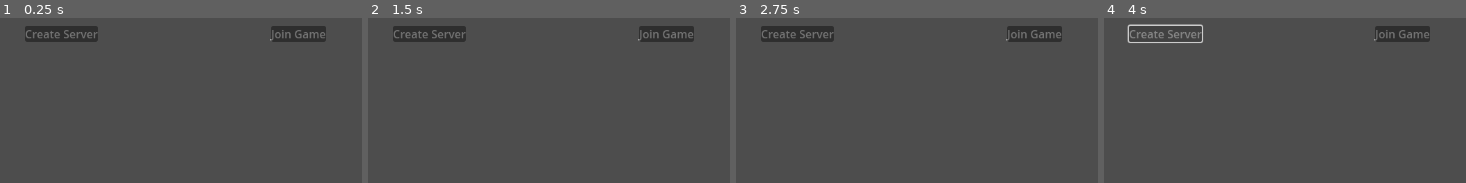
Above: before the commit, frames 1-4 (left to right).
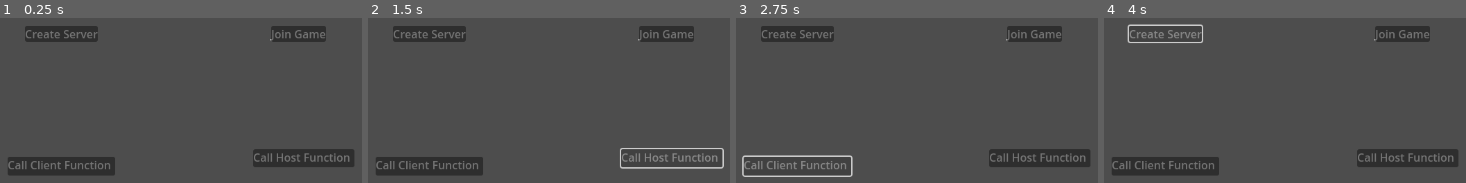
Above: after the commit, the same moments.

Repository: lethalgem/godot-multiplayer-test
Game: Godot game, scene res://scenes/multiplayer_test.tscn
Two runs of this game, one before a commit and one after it. Both use one fixed random seed, a clock stepped at 60 frames per second and the inputs below.
Inputs (mouse positions are in pixels of both pictures, inside the frame that each line leads up to):
- Up to frame 1 (0.25 s): no input
- Up to frame 2 (1.5 s): click (429, 166) at 0.52 s; click (672, 158) at 1.27 s
- Up to frame 3 (2.75 s): click (797, 166) at 2.02 s
- Up to frame 4 (4 s): click (1165, 166) at 2.77 s; click (1165, 32) at 3.5 s

The runs differ from the first frame. In frame 1, 5.1% of the frame differs, in the area x 2-98%, y 79-96%; in frame 2, 3.7%; in frame 3, 3.8%; in frame 4, 5.1%.

Commit message:
Call functions between server and client

Diff:
--- a/scenes/UI.tscn
+++ b/scenes/UI.tscn
@@ -46,5 +46,31 @@
 grow_horizontal = 2
 grow_vertical = 2
 
+[node name="Call Client Function" type="Label" parent="."]
+offset_left = 334.0
+offset_top = 502.0
+offset_right = 483.0
+offset_bottom = 525.0
+text = "Call Client Function"
+
+[node name="Client Function Button" type="Button" parent="Call Client Function"]
+layout_mode = 0
+offset_right = 155.0
+offset_bottom = 27.0
+
+[node name="Call Host Function" type="Label" parent="."]
+offset_left = 688.0
+offset_top = 491.0
+offset_right = 829.0
+offset_bottom = 514.0
+text = "Call Host Function"
+
+[node name="Host Function Button" type="Button" parent="Call Host Function"]
+layout_mode = 0
+offset_right = 146.0
+offset_bottom = 26.0
+
 [connection signal="pressed" from="HBoxContainer/Host Game/Host Button" to="." method="_on_host_button_pressed"]
 [connection signal="pressed" from="HBoxContainer/Join Game/Join Button" to="." method="_on_join_button_pressed"]
+[connection signal="pressed" from="Call Client Function/Client Function Button" to="." method="_on_client_function_button_pressed"]
+[connection signal="pressed" from="Call Host Function/Host Function Button" to="." method="_on_host_function_button_pressed"]
--- a/scenes/multiplayer_test.tscn
+++ b/scenes/multiplayer_test.tscn
@@ -25,5 +25,7 @@
 
 [node name="Control" parent="." instance=ExtResource("2_ntqd0")]
 
+[connection signal="client_function_called" from="Control" to="." method="_on_control_client_function_called"]
+[connection signal="host_function_called" from="Control" to="." method="_on_control_host_function_called"]
 [connection signal="host_game" from="Control" to="." method="_on_control_host_game"]
 [connection signal="join_game" from="Control" to="." method="_on_control_join_game"]
--- a/scripts/lobby.gd
+++ b/scripts/lobby.gd
@@ -104,6 +104,15 @@
 	multiplayer.multiplayer_peer = null
 	players.clear()
 
+@rpc("any_peer", "call_local")
+func host_function_only():
+	print("I'll be run on both the host and the client")
+	pass
+
+@rpc("authority", "call_remote")
+func client_function_only():
+	print("I'll only be run on the client")
+	pass
 
 # When the server decides to start the game from a UI scene,
 # do Lobby.load_game.rpc(filepath)
--- a/scripts/multiplayer_test.gd
+++ b/scripts/multiplayer_test.gd
@@ -9,3 +9,11 @@
 func _on_control_join_game():
 	print("joining game")
 	Lobby.join_game()
+
+
+func _on_control_host_function_called() -> void:
+	Lobby.host_function_only()
+
+
+func _on_control_client_function_called() -> void:
+	Lobby.client_function_only()
--- a/scripts/ui.gd
+++ b/scripts/ui.gd
@@ -2,6 +2,8 @@
 
 signal host_game
 signal join_game
+signal client_function_called
+signal host_function_called
 
 
 func _on_host_button_pressed():
@@ -10,3 +12,11 @@
 
 func _on_join_button_pressed():
 	join_game.emit()
+
+
+func _on_client_function_button_pressed() -> void:
+	client_function_called.emit()
+
+
+func _on_host_function_button_pressed() -> void:
+	host_function_called.emit()
